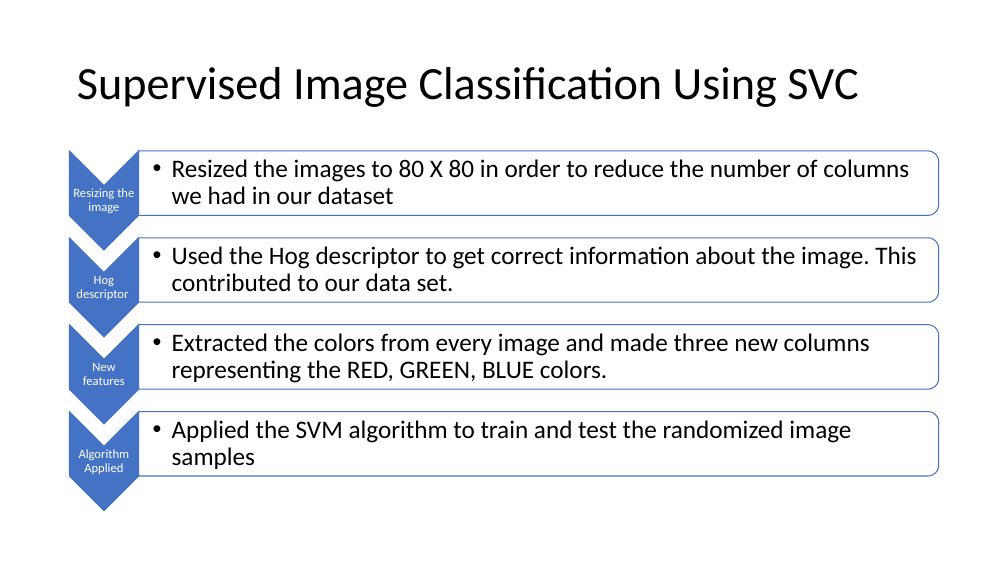
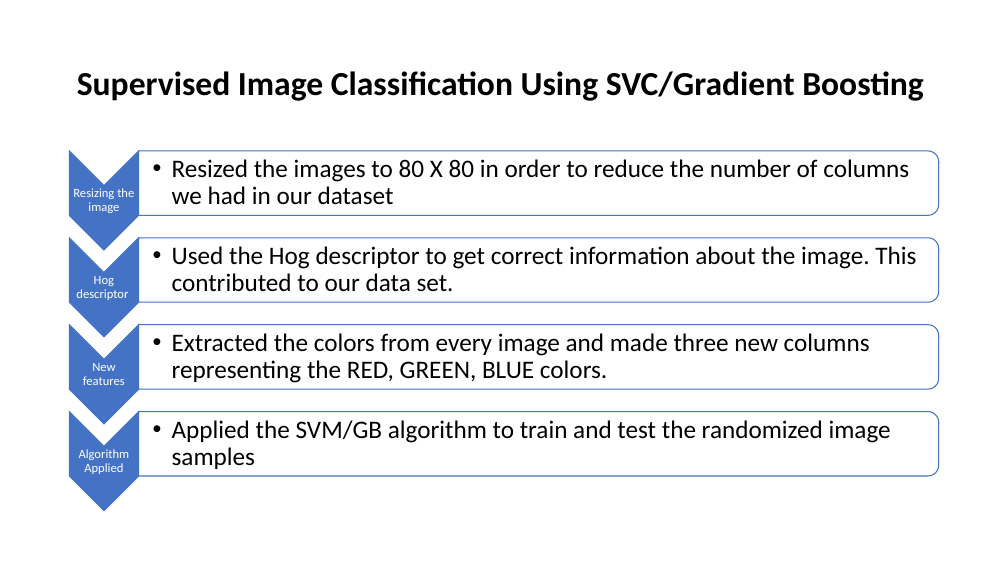
Before and after one commit to vivekagarwal5592/Image-Recognition, a slide deck: slide 9 of Demo/Food image classification.pptx. Drawn at 1008x567 pixels with LibreOffice and Linux fonts; fonts in the diff are those of the drawing. Boxes give left, top, right and bottom in pixels: in the first picture for what was removed or moved away, otherwise in the second. Text is boxed around its words. In the diff, an @@ line names an element or a change of style, - is before the commit and + after.

```diff
--- a/Demo/Food image classification.pptx
+++ b/Demo/Food image classification.pptx
@@ title at (77,71,924,101): text changed; size 44 to 32 pt; bold on @@
-Supervised Image Classification Using SVC
+Supervised Image Classification Using SVC/Gradient Boosting
@@ text at (172,420,891,469): text changed @@
-  •• Applied the SVM algorithm to train and test the randomized image samples
+  • Applied the SVM/GB algorithm to train and test the randomized image samples
```
Also in this commit, not shown: 3 other slides changed, 2 other files.
